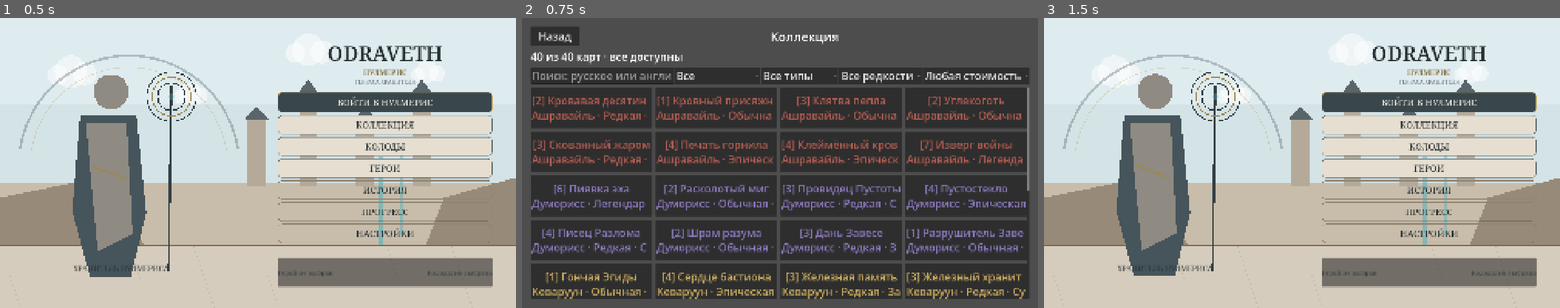
Above: before the commit, frames 1-3 (left to right).
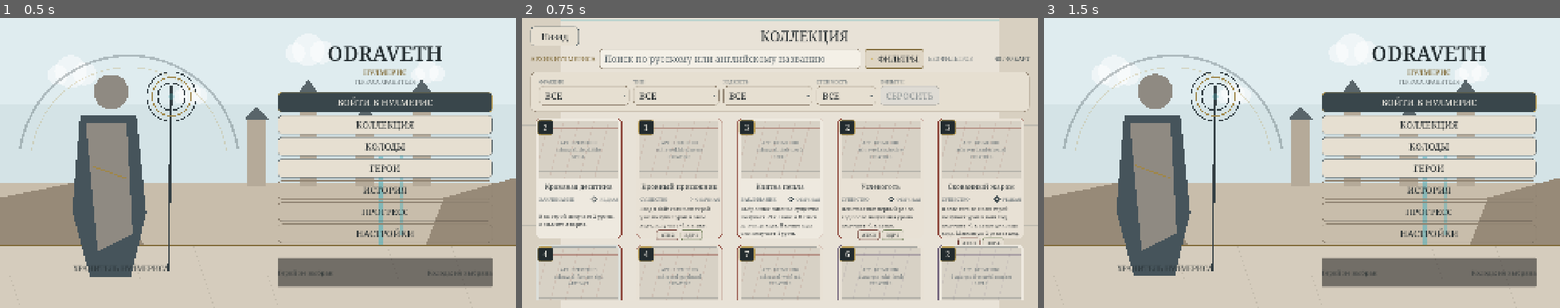
Above: after the commit, the same moments.

Repository: ilsafgilmullin/odraveth
Game: Godot game, scene res://scenes/boot/boot.tscn
Same seed, same stepped clock (60 frames per second), same inputs: the game is played once before the commit and once after it.
Inputs:
- Up to frame 1 (0.5 s): no input
- Up to frame 2 (0.75 s): click "КОЛЛЕКЦИЯ" at 0.5 s
- Up to frame 3 (1.5 s): click "Назад" at 1.25 s

Frame 1 is identical in both runs. In frame 2, 99% of the frame differs, in the area x 0-100%, y 0-100%; in frame 3, nothing differs.

Commit message:
Stage 7E: build responsive Collection archive

Diff:
--- /dev/null
+++ b/scripts/ui/collection_archive_backdrop.gd
@@ -0,0 +1,24 @@
+class_name CollectionArchiveBackdrop
+extends Control
+## Cheap static Archive of Nulmeris environment framing. Cards remain the visual priority.
+
+func _ready() -> void:
+	mouse_filter = Control.MOUSE_FILTER_IGNORE
+	queue_redraw()
+
+
+func _draw() -> void:
+	var s := size
+	draw_rect(Rect2(Vector2.ZERO, s), Color("e8e2d7"))
+	# Quiet peripheral archive bands/shelves; central browsing field stays calm.
+	var side := minf(150.0, s.x * 0.075)
+	draw_rect(Rect2(0, 0, side, s.y), Color("d8d0c1"))
+	draw_rect(Rect2(s.x - side, 0, side, s.y), Color("d8d0c1"))
+	for i in 7:
+		var y := s.y * (0.14 + float(i) * 0.115)
+		draw_line(Vector2(0, y), Vector2(side, y), Color(VisualTokens.COLOR_STEEL_500, 0.20), 2.0)
+		draw_line(Vector2(s.x - side, y), Vector2(s.x, y), Color(VisualTokens.COLOR_STEEL_500, 0.20), 2.0)
+	draw_line(Vector2(side, 0), Vector2(side, s.y), Color(VisualTokens.COLOR_GOLD_500, 0.24), 2.0)
+	draw_line(Vector2(s.x - side, 0), Vector2(s.x - side, s.y), Color(VisualTokens.COLOR_GOLD_500, 0.24), 2.0)
+	# Restrained blue ambient line near the archive crown.
+	draw_line(Vector2(side, 8), Vector2(s.x - side, 8), Color(VisualTokens.COLOR_MAGIC_500, 0.26), 3.0)
--- /dev/null
+++ b/scripts/ui/collection_filter_state.gd
@@ -0,0 +1,79 @@
+class_name CollectionFilterState
+extends RefCounted
+## Pure read-only Collection filtering over authoritative CardDefinition values.
+
+const ALL := -100
+const COST_ALL := -100
+const COST_0_1 := 1
+const COST_2 := 2
+const COST_3 := 3
+const COST_4 := 4
+const COST_5 := 5
+const COST_6 := 6
+const COST_7_PLUS := 7
+
+var query := ""
+var faction_id := ALL
+var type_id := ALL
+var rarity_id := ALL
+var cost_bucket := COST_ALL
+
+
+func normalized_query() -> String:
+	return query.strip_edges().to_lower()
+
+
+func matches(card: CardDefinition) -> bool:
+	if card == null:
+		return false
+	var needle := normalized_query()
+	if not needle.is_empty() 			and not card.name_ru.to_lower().contains(needle) 			and not card.name_en.to_lower().contains(needle):
+		return false
+	if faction_id != ALL and card.faction != faction_id:
+		return false
+	if type_id != ALL and card.card_type != type_id:
+		return false
+	if rarity_id != ALL and card.rarity != rarity_id:
+		return false
+	return _matches_cost(card.cost)
+
+
+func filter(cards: Array[CardDefinition]) -> Array[CardDefinition]:
+	var result: Array[CardDefinition] = []
+	for card: CardDefinition in cards:
+		if matches(card):
+			result.append(card)
+	return result
+
+
+func reset_filters() -> void:
+	faction_id = ALL
+	type_id = ALL
+	rarity_id = ALL
+	cost_bucket = COST_ALL
+
+
+func active_filter_count() -> int:
+	var count := 0
+	if faction_id != ALL:
+		count += 1
+	if type_id != ALL:
+		count += 1
+	if rarity_id != ALL:
+		count += 1
+	if cost_bucket != COST_ALL:
+		count += 1
+	return count
+
+
+func _matches_cost(cost: int) -> bool:
+	match cost_bucket:
+		COST_ALL:
+			return true
+		COST_0_1:
+			return cost <= 1
+		COST_2, COST_3, COST_4, COST_5, COST_6:
+			return cost == cost_bucket
+		COST_7_PLUS:
+			return cost >= 7
+	return true
--- a/scripts/ui/collection_screen.gd
+++ b/scripts/ui/collection_screen.gd
@@ -1,11 +1,39 @@
 class_name CollectionScreen
 extends SetupScreen
-## All 40 starter cards are available; no ownership or unlock economy.
-
-var filter_bar: CardFilterBar
+## Stage 7E read-only Archive of Nulmeris. Uses Stage 7D FullCard/CardDetail exclusively.
+
+const TYPE_LABELS := {
+	CardEnums.Type.CREATURE: "СУЩЕСТВА",
+	CardEnums.Type.SPELL: "ЗАКЛИНАНИЯ",
+	CardEnums.Type.ARTIFACT: "АРТЕФАКТЫ",
+	CardEnums.Type.CURSE: "ПРОКЛЯТИЯ",
+}
+const RARITY_LABELS := {
+	CardEnums.Rarity.COMMON: "ОБЫЧНЫЕ",
+	CardEnums.Rarity.RARE: "РЕДКИЕ",
+	CardEnums.Rarity.EPIC: "ЭПИЧЕСКИЕ",
+	CardEnums.Rarity.LEGENDARY: "ЛЕГЕНДАРНЫЕ",
+}
+
+var filter_state := CollectionFilterState.new()
+var search: LineEdit
+var filter_toggle: Button
+var filter_panel: PanelContainer
+var filter_flow: HFlowContainer
+var faction_filter: OptionButton
+var type_filter: OptionButton
+var rarity_filter: OptionButton
+var cost_filter: OptionButton
+var reset_button: Button
+var active_summary: Label
 var card_grid: GridContainer
 var card_scroll: ScrollContainer
+var empty_state: VBoxContainer
 var detail: CardDetailOverlay
+var visible_card_ids := PackedStringArray()
+
+var _all_cards: Array[CardDefinition] = []
+var _result_count_label: Label
 
 
 func _route_id() -> StringName:
@@ -13,45 +41,308 @@
 
 
 func _build_content() -> void:
-	filter_bar = CardFilterBar.new()
-	filter_bar.name = "Filters"
-	content.add_child(filter_bar)
-	filter_bar.filters_changed.connect(_refresh_cards)
+	UiKit.apply_root_theme(self)
+	var backdrop := CollectionArchiveBackdrop.new()
+	backdrop.name = "ArchiveBackdrop"
+	backdrop.set_anchors_and_offsets_preset(PRESET_FULL_RECT)
+	add_child(backdrop)
+	move_child(backdrop, 0)
+
+	var back := find_child("BackButton", true, false) as Button
+	var title := find_child("ScreenTitle", true, false) as Label
+	if back != null:
+		UiKit.style_button(back, UiKit.ButtonRole.SECONDARY)
+	if title != null:
+		title.text = "КОЛЛЕКЦИЯ"
+		title.add_theme_font_size_override("font_size", VisualTokens.FONT_TITLE)
+	message.visible = false
+
+	_build_toolbar()
+	_build_filter_panel()
+
 	card_scroll = ScrollContainer.new()
 	card_scroll.name = "CardScroll"
 	card_scroll.size_flags_vertical = SIZE_EXPAND_FILL
 	card_scroll.horizontal_scroll_mode = ScrollContainer.SCROLL_MODE_DISABLED
+	card_scroll.vertical_scroll_mode = ScrollContainer.SCROLL_MODE_AUTO
+	UiKit.prepare_scroll(card_scroll)
 	content.add_child(card_scroll)
+
+	var grid_wrap := MarginContainer.new()
+	grid_wrap.name = "GridWrap"
+	grid_wrap.size_flags_horizontal = SIZE_EXPAND_FILL
+	grid_wrap.add_theme_constant_override("margin_top", VisualTokens.SPACE_2)
+	grid_wrap.add_theme_constant_override("margin_bottom", VisualTokens.SPACE_3)
+	card_scroll.add_child(grid_wrap)
+
 	card_grid = GridContainer.new()
 	card_grid.name = "CardGrid"
 	card_grid.size_flags_horizontal = SIZE_EXPAND_FILL
-	card_grid.add_theme_constant_override("h_separation", 12)
-	card_grid.add_theme_constant_override("v_separation", 12)
-	card_scroll.add_child(card_grid)
+	card_grid.add_theme_constant_override("h_separation", VisualTokens.SPACE_3)
+	card_grid.add_theme_constant_override("v_separation", VisualTokens.SPACE_4)
+	grid_wrap.add_child(card_grid)
+
+	empty_state = VBoxContainer.new()
+	empty_state.name = "EmptyState"
+	empty_state.visible = false
+	empty_state.alignment = BoxContainer.ALIGNMENT_CENTER
+	empty_state.size_flags_vertical = SIZE_EXPAND_FILL
+	content.add_child(empty_state)
+	var empty_title := Label.new()
+	empty_title.name = "EmptyStateTitle"
+	empty_title.text = "КАРТЫ НЕ НАЙДЕНЫ"
+	empty_title.horizontal_alignment = HORIZONTAL_ALIGNMENT_CENTER
+	empty_title.add_theme_font_size_override("font_size", 38)
+	empty_title.add_theme_color_override("font_color", VisualTokens.COLOR_STEEL_900)
+	empty_state.add_child(empty_title)
+	var empty_hint := Label.new()
+	empty_hint.name = "EmptyStateHint"
+	empty_hint.text = "Измените запрос или сбросьте фильтры."
+	empty_hint.horizontal_alignment = HORIZONTAL_ALIGNMENT_CENTER
+	empty_hint.add_theme_font_size_override("font_size", 26)
+	empty_hint.add_theme_color_override("font_color", VisualTokens.COLOR_MUTED)
+	empty_state.add_child(empty_hint)
+
 	detail = CardDetailOverlay.new()
 	add_child(detail)
-	get_viewport().size_changed.connect(_update_columns)
-	_update_columns()
+
+	_all_cards = CardDatabase.get_all_cards()
+	get_viewport().size_changed.connect(_on_viewport_size_changed)
+	_apply_layout()
 	_refresh_cards()
 
 
-func _update_columns() -> void:
-	if card_grid != null:
-		card_grid.columns = clampi(int(get_viewport_rect().size.x / 420.0), 4, 7)
+func _build_toolbar() -> void:
+	var toolbar := HBoxContainer.new()
+	toolbar.name = "ArchiveToolbar"
+	toolbar.custom_minimum_size.y = 72
+	toolbar.add_theme_constant_override("separation", VisualTokens.SPACE_3)
+	content.add_child(toolbar)
+
+	var archive_label := Label.new()
+	archive_label.name = "ArchiveLabel"
+	archive_label.text = "АРХИВ НУЛМЕРИСА"
+	archive_label.add_theme_font_size_override("font_size", 24)
+	archive_label.add_theme_color_override("font_color", VisualTokens.COLOR_GOLD_700)
+	toolbar.add_child(archive_label)
+
+	search = LineEdit.new()
+	search.name = "Search"
+	search.placeholder_text = "Поиск по русскому или английскому названию"
+	search.clear_button_enabled = true
+	search.size_flags_horizontal = SIZE_EXPAND_FILL
+	search.custom_minimum_size.x = 460
+	UiKit.prepare_text_field(search)
+	search.text_changed.connect(_on_search_changed)
+	toolbar.add_child(search)
+
+	filter_toggle = UiKit.make_filter_chip("ФИЛЬТРЫ", true)
+	filter_toggle.name = "FilterToggle"
+	filter_toggle.custom_minimum_size.x = 190
+	filter_toggle.toggled.connect(_on_filter_panel_toggled)
+	toolbar.add_child(filter_toggle)
+
+	active_summary = Label.new()
+	active_summary.name = "ActiveFilterSummary"
+	active_summary.custom_minimum_size.x = 210
+	active_summary.vertical_alignment = VERTICAL_ALIGNMENT_CENTER
+	active_summary.add_theme_font_size_override("font_size", 22)
+	active_summary.add_theme_color_override("font_color", VisualTokens.COLOR_MUTED)
+	toolbar.add_child(active_summary)
+
+	_result_count_label = Label.new()
+	_result_count_label.name = "ResultCount"
+	_result_count_label.custom_minimum_size.x = 150
+	_result_count_label.horizontal_alignment = HORIZONTAL_ALIGNMENT_RIGHT
+	_result_count_label.vertical_alignment = VERTICAL_ALIGNMENT_CENTER
+	_result_count_label.add_theme_font_size_override("font_size", 22)
+	_result_count_label.add_theme_color_override("font_color", VisualTokens.COLOR_STEEL_700)
+	toolbar.add_child(_result_count_label)
+
+
+func _build_filter_panel() -> void:
+	filter_panel = UiKit.make_panel(false)
+	filter_panel.name = "FilterPanel"
+	content.add_child(filter_panel)
+
+	filter_flow = HFlowContainer.new()
+	filter_flow.name = "FilterFlow"
+	filter_flow.size_flags_horizontal = SIZE_EXPAND_FILL
+	filter_flow.add_theme_constant_override("h_separation", VisualTokens.SPACE_3)
+	filter_flow.add_theme_constant_override("v_separation", VisualTokens.SPACE_2)
+	filter_panel.add_child(filter_flow)
+
+	faction_filter = _make_filter_select("FactionFilter", "ФРАКЦИЯ")
+	_add_option(faction_filter, "ВСЕ", CollectionFilterState.ALL)
+	for faction: Faction.Id in [
+		Faction.Id.ASHRAVAEL, Faction.Id.NERQATHEN, Faction.Id.DUMORYSS,
+		Faction.Id.KHEVARUUN, Faction.Id.NEUTRAL,
+	]:
+		_add_option(faction_filter, SetupUi.faction_name(faction).to_upper(), faction)
+	faction_filter.item_selected.connect(_on_filters_changed)
+
+	type_filter = _make_filter_select("TypeFilter", "ТИП")
+	_add_option(type_filter, "ВСЕ", CollectionFilterState.ALL)
+	var present_types := {}
+	for card: CardDefinition in CardDatabase.get_all_cards():
+		present_types[card.card_type] = true
+	for card_type: CardEnums.Type in [
+		CardEnums.Type.CREATURE, CardEnums.Type.SPELL, CardEnums.Type.ARTIFACT, CardEnums.Type.CURSE,
+	]:
+		if present_types.has(card_type):
+			_add_option(type_filter, TYPE_LABELS[card_type], card_type)
+	type_filter.item_selected.connect(_on_filters_changed)
+
+	rarity_filter = _make_filter_select("RarityFilter", "РЕДКОСТЬ")
+	_add_option(rarity_filter, "ВСЕ", CollectionFilterState.ALL)
+	for rarity: CardEnums.Rarity in [
+		CardEnums.Rarity.COMMON, CardEnums.Rarity.RARE,
+		CardEnums.Rarity.EPIC, CardEnums.Rarity.LEGENDARY,
+	]:
+		_add_option(rarity_filter, RARITY_LABELS[rarity], rarity)
+	rarity_filter.item_selected.connect(_on_filters_changed)
+
+	cost_filter = _make_filter_select("CostFilter", "СТОИМОСТЬ")
+	for row: Array in [
+		["ВСЕ", CollectionFilterState.COST_ALL],
+		["0–1", CollectionFilterState.COST_0_1],
+		["2", CollectionFilterState.COST_2],
+		["3", CollectionFilterState.COST_3],
+		["4", CollectionFilterState.COST_4],
+		["5", CollectionFilterState.COST_5],
+		["6", CollectionFilterState.COST_6],
+		["7+", CollectionFilterState.COST_7_PLUS],
+	]:
+		_add_option(cost_filter, row[0], row[1])
+	cost_filter.item_selected.connect(_on_filters_changed)
+
+	var reset_wrap := VBoxContainer.new()
+	reset_wrap.name = "ResetFilterWrap"
+	reset_wrap.custom_minimum_size.x = 190
+	filter_flow.add_child(reset_wrap)
+	var reset_label := Label.new()
+	reset_label.text = "ФИЛЬТРЫ"
+	reset_label.add_theme_font_size_override("font_size", 18)
+	reset_label.add_theme_color_override("font_color", VisualTokens.COLOR_MUTED)
+	reset_wrap.add_child(reset_label)
+	reset_button = UiKit.make_button("СБРОСИТЬ", UiKit.ButtonRole.SUBTLE)
+	reset_button.name = "ResetFilters"
+	reset_button.pressed.connect(_reset_filters)
+	reset_wrap.add_child(reset_button)
+
+
+func _make_filter_select(node_name: String, label_text: String) -> OptionButton:
+	var wrap := VBoxContainer.new()
+	wrap.name = "%sWrap" % node_name
+	wrap.custom_minimum_size.x = 220
+	filter_flow.add_child(wrap)
+	var label := Label.new()
+	label.text = label_text
+	label.add_theme_font_size_override("font_size", 18)
+	label.add_theme_color_override("font_color", VisualTokens.COLOR_MUTED)
+	wrap.add_child(label)
+	var select := OptionButton.new()
+	select.name = node_name
+	select.custom_minimum_size.x = 220
+	UiKit.prepare_select(select)
+	wrap.add_child(select)
+	return select
+
+
+func _add_option(control: OptionButton, label: String, id: int) -> void:
+	control.add_item(label, id)
+
+
+func _on_search_changed(value: String) -> void:
+	filter_state.query = value
+	_refresh_cards()
+
+
+func _on_filters_changed(_index: int) -> void:
+	filter_state.faction_id = faction_filter.get_selected_id()
+	filter_state.type_id = type_filter.get_selected_id()
+	filter_state.rarity_id = rarity_filter.get_selected_id()
+	filter_state.cost_bucket = cost_filter.get_selected_id()
+	_refresh_cards()
+
+
+func _reset_filters() -> void:
+	filter_state.reset_filters()
+	_select_id(faction_filter, CollectionFilterState.ALL)
+	_select_id(type_filter, CollectionFilterState.ALL)
+	_select_id(rarity_filter, CollectionFilterState.ALL)
+	_select_id(cost_filter, CollectionFilterState.COST_ALL)
+	_refresh_cards()
+
+
+func _select_id(control: OptionButton, id: int) -> void:
+	for index in control.item_count:
+		if control.get_item_id(index) == id:
+			control.select(index)
+			return
+
+
+func _on_filter_panel_toggled(open: bool) -> void:
+	filter_panel.visible = open
 
 
 func _refresh_cards() -> void:
+	if card_grid == null:
+		return
 	for child: Node in card_grid.get_children():
 		card_grid.remove_child(child)
 		child.queue_free()
-	var visible_count := 0
-	for card: CardDefinition in CardDatabase.get_all_cards():
-		if not filter_bar.matches(card):
-			continue
-		var tile := SetupUi.card_tile(card)
-		tile.custom_minimum_size = Vector2(350, 152)
-		tile.size_flags_horizontal = SIZE_EXPAND_FILL
-		tile.pressed.connect(detail.show_card.bind(card))
-		card_grid.add_child(tile)
-		visible_count += 1
-	show_message("%d из 40 карт · все доступны" % visible_count)
+
+	var cards := filter_state.filter(_all_cards)
+	visible_card_ids = PackedStringArray(cards.map(func(card: CardDefinition) -> String: return String(card.id)))
+	for card: CardDefinition in cards:
+		var cell := CenterContainer.new()
+		cell.name = "Cell_%s" % card.id
+		cell.size_flags_horizontal = SIZE_EXPAND_FILL
+		cell.mouse_filter = Control.MOUSE_FILTER_PASS
+		card_grid.add_child(cell)
+
+		var card_view := FullCardView.new()
+		card_view.name = "Card_%s" % card.id
+		card_view.configure(card)
+		card_view.card_activated.connect(_open_detail)
+		cell.add_child(card_view)
+
+	var has_cards := not cards.is_empty()
+	card_scroll.visible = has_cards
+	empty_state.visible = not has_cards
+	_result_count_label.text = "%d / %d КАРТ" % [cards.size(), _all_cards.size()]
+	var active := filter_state.active_filter_count()
+	active_summary.text = "БЕЗ ФИЛЬТРОВ" if active == 0 else "АКТИВНО: %d" % active
+	reset_button.disabled = active == 0
+
+
+func _open_detail(card_id: StringName) -> void:
+	detail.open_card(card_id)
+
+
+func _on_viewport_size_changed() -> void:
+	_apply_layout()
+
+
+func _apply_layout() -> void:
+	if card_grid == null:
+		return
+	var viewport_size := get_viewport_rect().size
+	card_grid.columns = ResponsiveLayout.collection_columns_for_size(viewport_size)
+	var narrow := card_grid.columns == 4
+	if search != null:
+		search.custom_minimum_size.x = 360 if narrow else 460
+	if active_summary != null:
+		active_summary.custom_minimum_size.x = 170 if narrow else 210
+
+
+func handle_back_request() -> bool:
+	if detail != null and detail.visible:
+		detail.close_detail()
+		return true
+	if search != null and search.has_focus():
+		search.release_focus()
+		DisplayServer.virtual_keyboard_hide()
+		return true
+	return false
--- a/scripts/ui/visual/responsive_layout.gd
+++ b/scripts/ui/visual/responsive_layout.gd
@@ -36,6 +36,7 @@
 			return VisualTokens.SPACE_4
 
 
+## Legacy width-only helper retained for Stage 7A consumers.
 static func collection_columns(viewport_width: float) -> int:
 	match width_class(viewport_width):
 		WidthClass.NARROW:
@@ -46,6 +47,16 @@
 			return 5
 
 
+## Collection V1 density considers both geometry and aspect ratio. A 2400x1080
+## viewport is a very-wide phone profile, not a tablet merely because it is wide.
+static func collection_columns_for_size(viewport_size: Vector2) -> int:
+	if viewport_size.y >= 1400.0 and viewport_size.x / maxf(viewport_size.y, 1.0) <= 1.85:
+		return 6
+	if viewport_size.x >= 1800.0:
+		return 5
+	return 4
+
+
 static func enforce_touch_target(control: Control, preferred: Vector2 = VisualTokens.TOUCH_MIN) -> void:
 	control.custom_minimum_size = Vector2(
 		maxf(control.custom_minimum_size.x, preferred.x),
